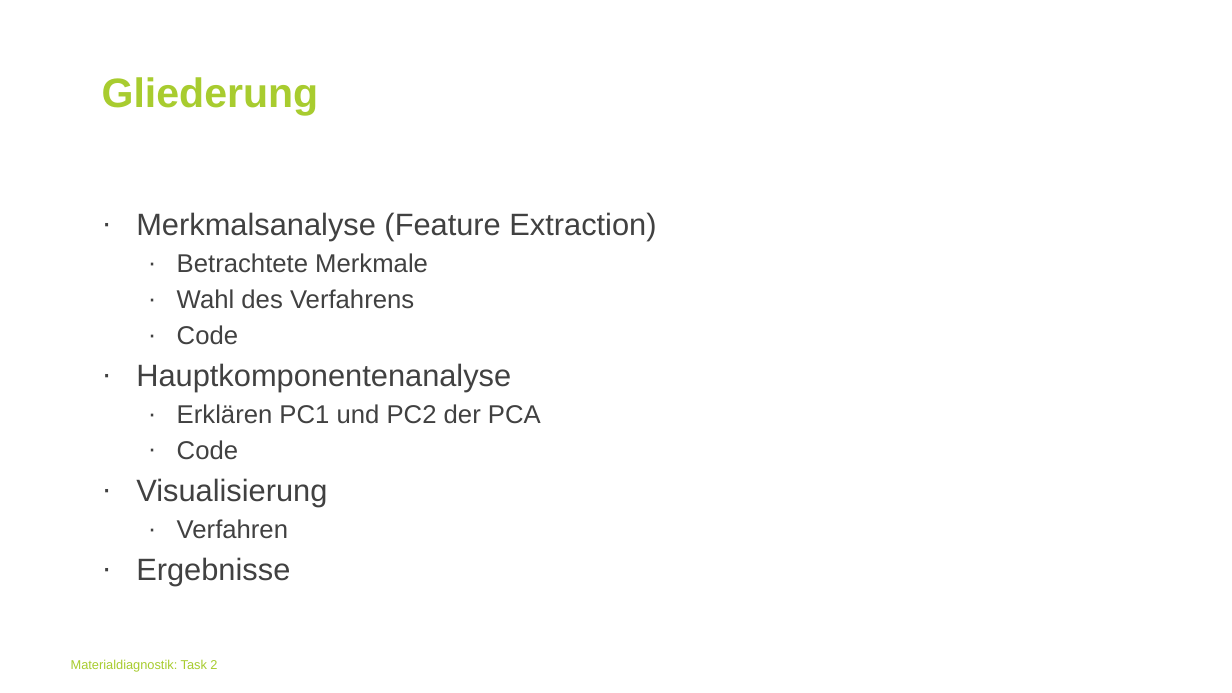
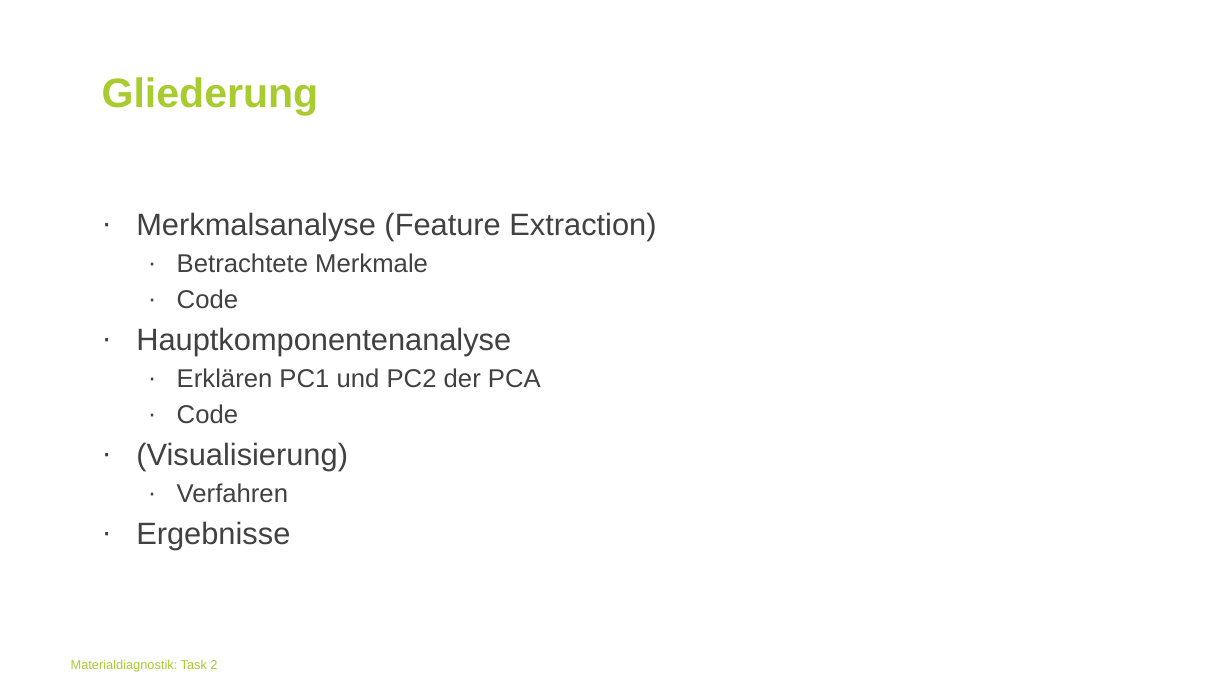
Before and after one commit to BGielczynski/AI_diagnostics, a slide deck: slide 2 of Task_2/Task2Powerpoint.pptx. Drawn at 1232x693 pixels with LibreOffice and Linux fonts; fonts in the diff are those of the drawing; background and template pictures are left out. Boxes give left, top, right and bottom in pixels: in the first picture for what was removed or moved away, otherwise in the second. Text is boxed around its words. In the diff, an @@ line names an element or a change of style, - is before the commit and + after.

```diff
--- a/Task_2/Task2Powerpoint.pptx
+++ b/Task_2/Task2Powerpoint.pptx
@@ text at (x1=177, y1=289, x2=414, y2=309): paragraph removed @@
-  · Wahl des Verfahrens
@@ text at (x1=136, y1=442, x2=348, y2=471): text changed @@
-· Visualisierung
+· (Visualisierung)
```
Also in this commit, not shown: 1 other slide changed, 3 slides added, 1 slide removed.
